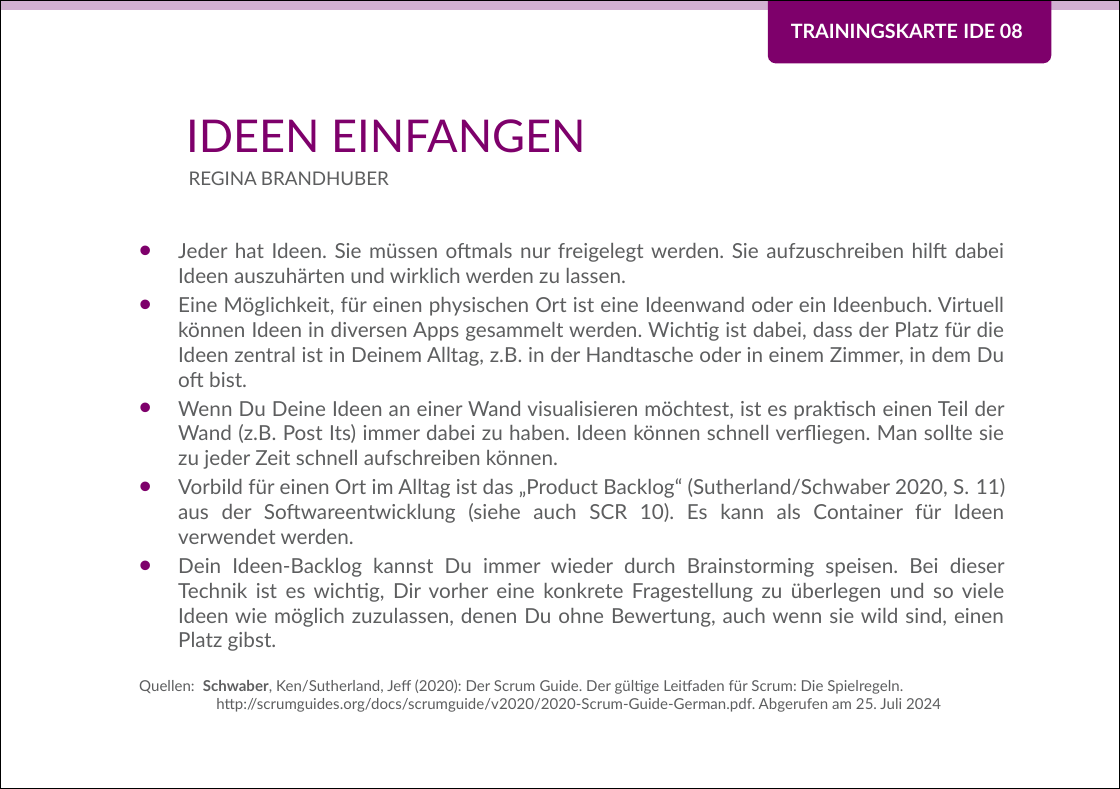
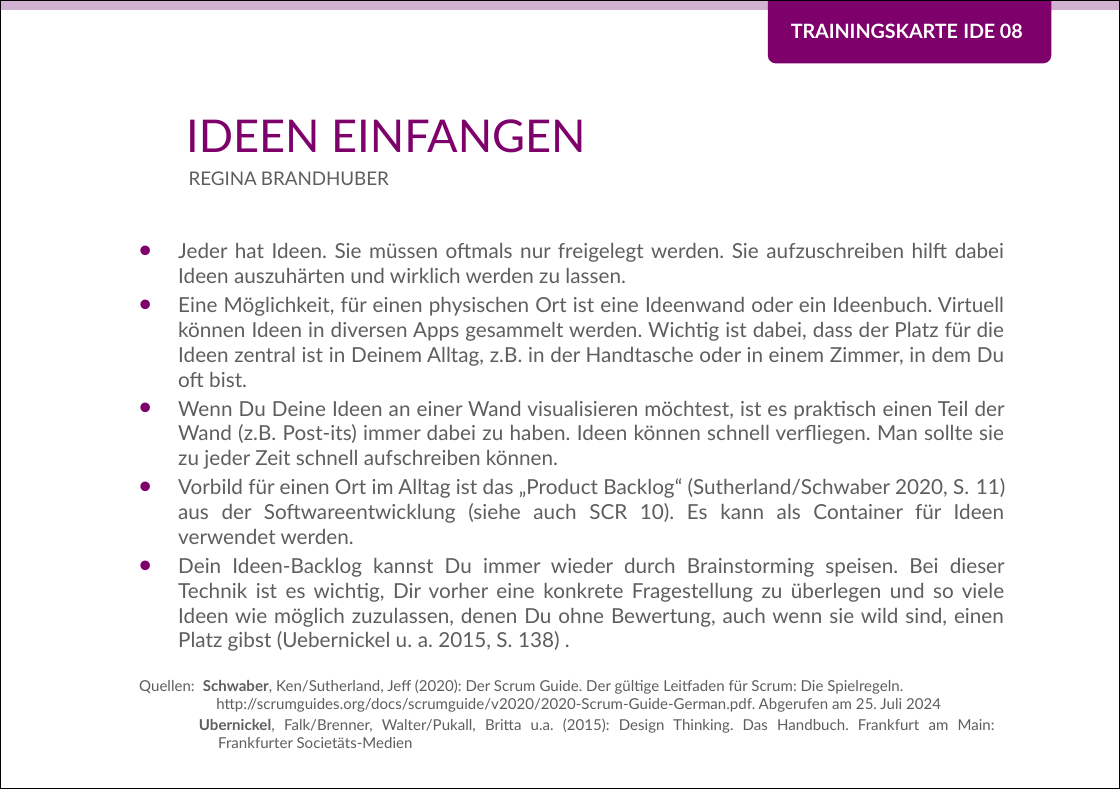
Before and after one commit to Teamtool/training-materials, a slide deck: slide 1 of training-cards/music moves/Ideas (IDE)/ger/apprentice/ger_IDE_08_Ideen_einfangen_MM_A.pptx. Drawn at 1120x789 pixels with LibreOffice and Linux fonts; fonts in the diff are those of the drawing; background and template pictures are left out. Boxes give left, top, right and bottom in pixels: in the first picture for what was removed or moved away, otherwise in the second. Text is boxed around its words. In the diff, an @@ line names an element or a change of style, - is before the commit and + after.

```diff
--- a/training-cards/music moves/Ideas (IDE)/ger/apprentice/ger_IDE_08_Ideen_einfangen_MM_A.pptx
+++ b/training-cards/music moves/Ideas (IDE)/ger/apprentice/ger_IDE_08_Ideen_einfangen_MM_A.pptx
@@ text at bbox=[178, 401, 1005, 469]: text changed @@
-• Wenn Du Deine Ideen an einer Wand visualisieren möchtest, ist es praktisch einen Teil der Wand (z.B. Post Its) immer dabei zu haben. Ideen können schnell verfliegen. Man sollte sie zu jeder Zeit schnell aufschreiben können.
+• Wenn Du Deine Ideen an einer Wand visualisieren möchtest, ist es praktisch einen Teil der Wand (z.B. Post-its) immer dabei zu haben. Ideen können schnell verfliegen. Man sollte sie zu jeder Zeit schnell aufschreiben können.
@@ text at bbox=[178, 558, 1005, 651]: text changed @@
-• Dein Ideen-Backlog kannst Du immer wieder durch Brainstorming speisen. Bei dieser Technik ist es wichtig, Dir vorher eine konkrete Fragestellung zu überlegen und so viele Ideen wie möglich zuzulassen, denen Du ohne Bewertung, auch wenn sie wild sind, einen Platz gibst.
+• Dein Ideen-Backlog kannst Du immer wieder durch Brainstorming speisen. Bei dieser Technik ist es wichtig, Dir vorher eine konkrete Fragestellung zu überlegen und so viele Ideen wie möglich zuzulassen, denen Du ohne Bewertung, auch wenn sie wild sind, einen Platz gibst (Uebernickel u. a. 2015, S. 138) .
@@ text at bbox=[199, 718, 995, 748]: paragraph added @@
+Ubernickel, Falk/Brenner, Walter/Pukall, Britta u.a. (2015): Design Thinking. Das Handbuch. Frankfurt am Main:
+Frankfurter Societäts-Medien
```
Also in this commit, not shown: 1 other file.
